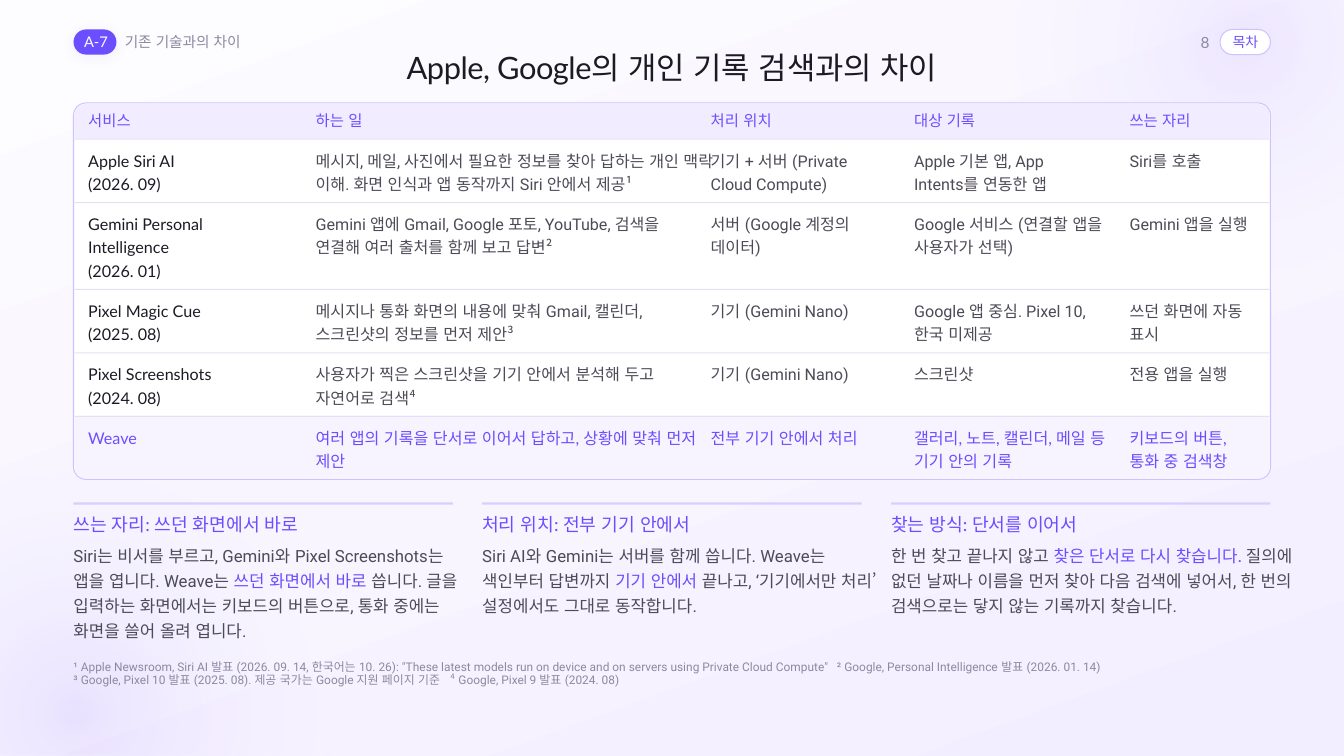
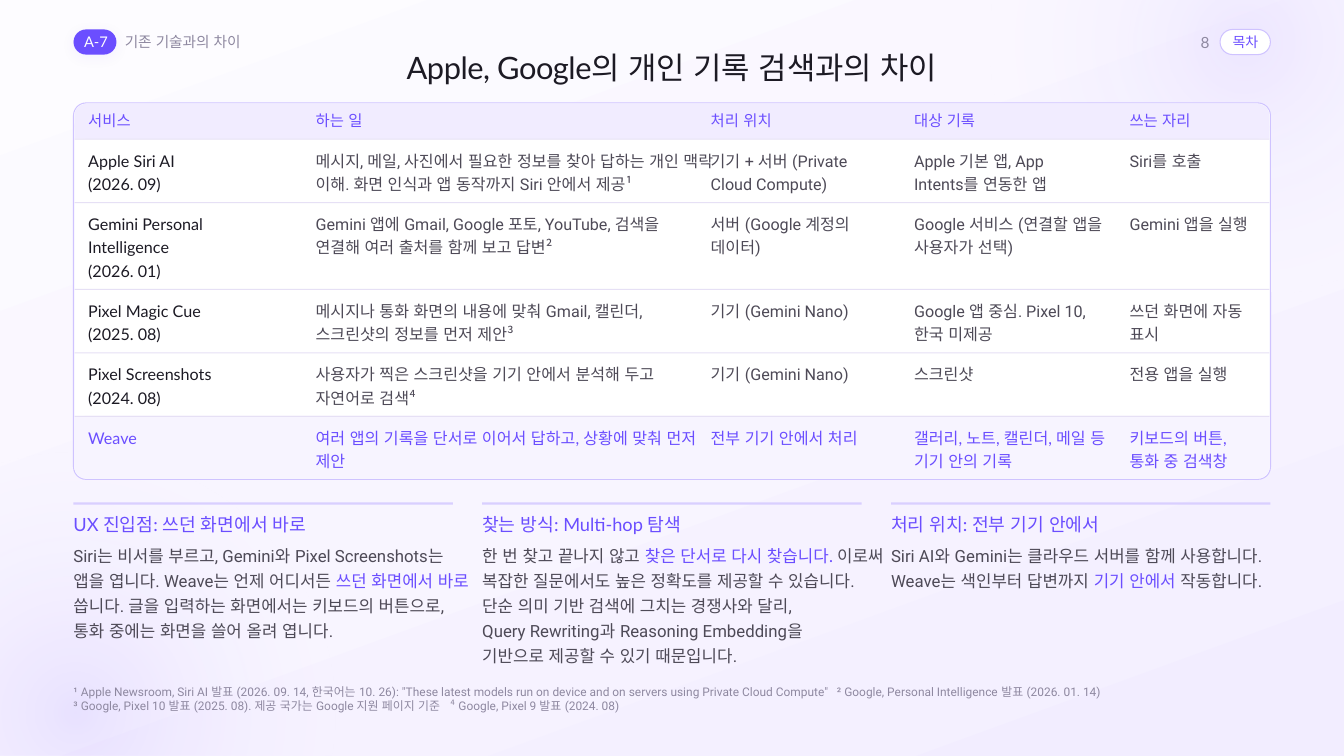
Before and after one commit to gnueaj/t3, a slide deck: slide 8 of weave/결선준비/통합본_Claude/Weave_Appendix_Claude.pptx. Drawn at 1344x756 pixels with LibreOffice and Linux fonts; fonts in the diff are those of the drawing. Boxes give left, top, right and bottom in pixels: in the first picture for what was removed or moved away, otherwise in the second. Text is boxed around its words. In the diff, an @@ line names an element or a change of style, - is before the commit and + after.

```diff
--- a/weave/결선준비/통합본_Claude/Weave_Appendix_Claude.pptx
+++ b/weave/결선준비/통합본_Claude/Weave_Appendix_Claude.pptx
@@ text at (73, 516, 306, 533): text changed @@
-쓰는 자리: 쓰던 화면에서 바로
+UX 진입점: 쓰던 화면에서 바로
@@ text at (482, 516, 680, 534): text changed @@
-처리 위치: 전부 기기 안에서
+찾는 방식: Multi-hop 탐색
@@ text at (891, 516, 1099, 533): text changed @@
-찾는 방식: 단서를 이어서
+처리 위치: 전부 기기 안에서
@@ text at (482, 548, 883, 664): text changed @@
-Siri AI와 Gemini는 서버를 함께 씁니다. Weave는
-색인부터 답변까지 기기 안에서 끝나고, ‘기기에서만 처리’
-설정에서도 그대로 동작합니다.
+한 번 찾고 끝나지 않고 찾은 단서로 다시 찾습니다. 이로써
+복잡한 질문에서도 높은 정확도를 제공할 수 있습니다.
+단순 의미 기반 검색에 그치는 경쟁사와 달리,
+Query Rewriting과 Reasoning Embedding을
+기반으로 제공할 수 있기 때문입니다.
@@ text at (891, 548, 1262, 589): text changed @@
-한 번 찾고 끝나지 않고 찾은 단서로 다시 찾습니다. 질의에
-없던 날짜나 이름을 먼저 찾아 다음 검색에 넣어서, 한 번의
-검색으로는 닿지 않는 기록까지 찾습니다.
+Siri AI와 Gemini는 클라우드 서버를 함께 사용합니다.
+Weave는 색인부터 답변까지 기기 안에서 작동합니다.
@@ text at (73, 573, 469, 639): text changed @@
-앱을 엽니다. Weave는 쓰던 화면에서 바로 씁니다. 글을
-입력하는 화면에서는 키보드의 버튼으로, 통화 중에는
-화면을 쓸어 올려 엽니다.
+앱을 엽니다. Weave는 언제 어디서든 쓰던 화면에서 바로
+씁니다. 글을 입력하는 화면에서는 키보드의 버튼으로,
+통화 중에는 화면을 쓸어 올려 엽니다.
@@ text "¹ Apple Newsroom, Siri AI ...": place and size @@
-text "¹ Apple Newsroom, Siri AI ..." at (73, 661, 1101, 687)
+text "¹ Apple Newsroom, Siri AI ..." at (73, 686, 1101, 713)
```
Also in this commit, not shown: 4 other slides changed, 11 other files.
